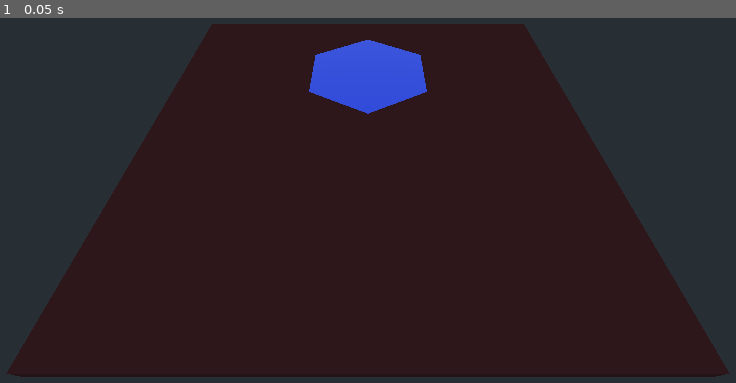
Above: before the commit, frame 1.
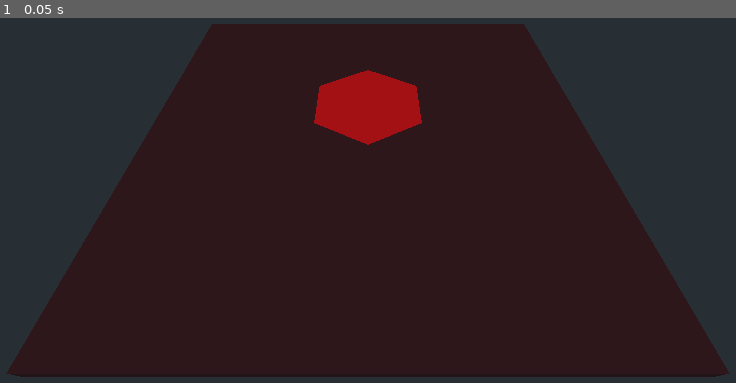
Above: after the commit, the same moment.

Repository: nestorac/earth
Game: Godot game, scene res://Globe.tscn
Same seed, same stepped clock (60 frames per second), same inputs: the game is played once before the commit and once after it.
Inputs:
- Up to frame 1 (0.05 s): no input

The runs differ from the first frame. In frame 1, 3.5% of the frame differs, in the area x 41-59%, y 6-35%.
Error before the commit: Attempt to call function 'get_surface_material' in base 'null instance' on a null instance. (res://Scripts/hexagon.gd:4)

Commit message:
Now color changes.

Diff:
--- a/Globe.tscn
+++ b/Globe.tscn
@@ -1,7 +1,6 @@
-[gd_scene load_steps=5 format=2]
+[gd_scene load_steps=4 format=2]
 
-[ext_resource path="res://hexagon.glb" type="PackedScene" id=1]
-[ext_resource path="res://Scripts/hexagon.gd" type="Script" id=2]
+[ext_resource path="res://hexagon.tscn" type="PackedScene" id=1]
 
 [sub_resource type="CubeMesh" id=1]
 
@@ -10,11 +9,8 @@
 
 [node name="Globe" type="Spatial"]
 
-[node name="Cell" type="MeshInstance" parent="."]
-
-[node name="hexagon" parent="Cell" instance=ExtResource( 1 )]
-transform = Transform( 1, 0, 0, 0, 1, 0, 0, 0, 1, 0, 1.26687, 0 )
-script = ExtResource( 2 )
+[node name="hexagon" parent="." instance=ExtResource( 1 )]
+transform = Transform( 1, 0, 0, 0, 1, 0, 0, 0, 1, 0, 0.678047, 0 )
 
 [node name="MeshInstance" type="MeshInstance" parent="."]
 transform = Transform( 4, 0, 0, 0, 0.1, 0, 0, 0, 4, 0, 0, 0 )
--- a/Scripts/hexagon.gd
+++ b/Scripts/hexagon.gd
@@ -1,6 +1,6 @@
 extends Spatial
 
 func _ready():
-	var material = $hexagon.get_surface_material(0)
+	var material = $"Circle".get_surface_material(0)
 	material.albedo_color = Color(1, 0, 0)
-	$hexagon.set_surface_material(0, material)
+	$"Circle".set_surface_material(0, material)
--- a/hexagon.tscn
+++ b/hexagon.tscn
@@ -1,15 +1,30 @@
-[gd_scene load_steps=4 format=2]
+[gd_scene load_steps=5 format=2]
 
-[ext_resource path="res://hexagon.glb" type="PackedScene" id=1]
+[ext_resource path="res://Material_001.material" type="Material" id=1]
+[ext_resource path="res://Scripts/hexagon.gd" type="Script" id=2]
 
-[sub_resource type="SpatialMaterial" id=1]
-albedo_color = Color( 0.254902, 0.690196, 0.117647, 1 )
+[sub_resource type="ArrayMesh" id=1]
+resource_name = "hexagon_Círculo"
+surfaces/0 = {
+"aabb": AABB( -0.866025, 0, -1, 1.73205, 1e-05, 2 ),
+"array_data": PoolByteArray( 0, 0, 0, 0, 0, 0, 0, 0, 0, 0, 128, 191, 0, 129, 127, 63, 0, 0, 0, 60, 216, 179, 93, 191, 0, 0, 0, 0, 255, 255, 255, 190, 0, 129, 127, 63, 0, 0, 0, 60, 216, 179, 93, 191, 0, 0, 0, 0, 255, 255, 255, 190, 0, 129, 127, 63, 0, 0, 0, 60, 215, 179, 93, 191, 0, 0, 0, 0, 1, 0, 0, 63, 0, 129, 127, 63, 0, 0, 0, 60, 46, 189, 187, 51, 0, 0, 0, 0, 0, 0, 128, 63, 0, 129, 127, 63, 0, 0, 0, 60, 216, 179, 93, 63, 0, 0, 0, 0, 253, 255, 255, 62, 0, 129, 127, 63, 0, 0, 0, 60, 216, 179, 93, 63, 0, 0, 0, 0, 253, 255, 255, 190, 0, 129, 127, 63, 0, 0, 0, 60, 216, 179, 93, 63, 0, 0, 0, 0, 253, 255, 255, 190, 0, 129, 127, 63, 0, 0, 0, 60 ),
+"array_index_data": PoolByteArray( 0, 0, 1, 0, 6, 0, 3, 0, 7, 0, 2, 0, 3, 0, 5, 0, 7, 0, 4, 0, 5, 0, 3, 0 ),
+"blend_shape_data": [  ],
+"format": 2194711,
+"index_count": 12,
+"material": ExtResource( 1 ),
+"primitive": 4,
+"skeleton_aabb": [  ],
+"vertex_count": 8
+}
 
 [sub_resource type="SpatialMaterial" id=2]
-albedo_color = Color( 0.113725, 0.14902, 0.682353, 1 )
+albedo_color = Color( 0.32549, 0.360784, 0.65098, 1 )
 
-[node name="hexagon" instance=ExtResource( 1 )]
+[node name="hexagon" type="Spatial"]
+script = ExtResource( 2 )
 
-[node name="Círculo" parent="." index="0"]
-material_override = SubResource( 1 )
+[node name="Circle" type="MeshInstance" parent="."]
+transform = Transform( 1, 0, 0, 0, -1, 8.74228e-08, 0, -8.74228e-08, -1, 0, 0, 0 )
+mesh = SubResource( 1 )
 material/0 = SubResource( 2 )
